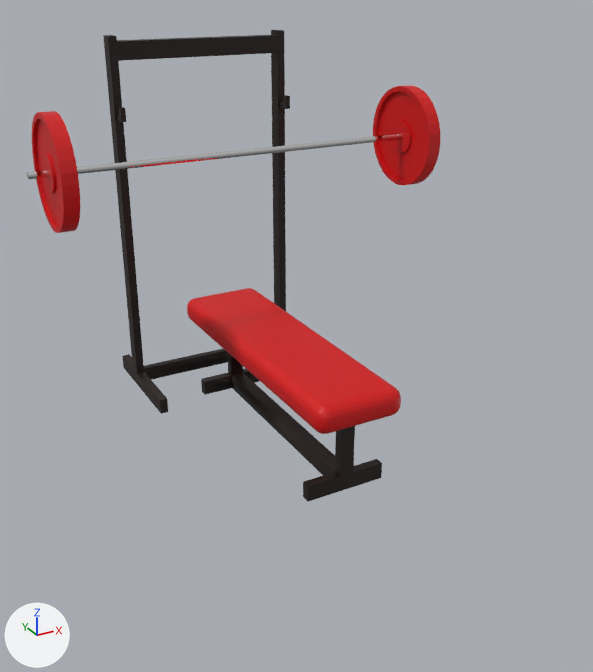
The FBX model Assets/Prefabs/Barbell.fbx: old version first, new version second.
The view is the same before and after, from a 50 mm lens placed at (-1.35, -2.0, 1.69), pointed at (-0.09, 0.29, 0.55). Every picture has the same lights, and +X, +Y and +Z are marked at lower left. Where no turn or scale is listed for an object, it has been applied to the vertices.

Objects in the first picture: 'Barbell_mesh', 'Leg.001'.
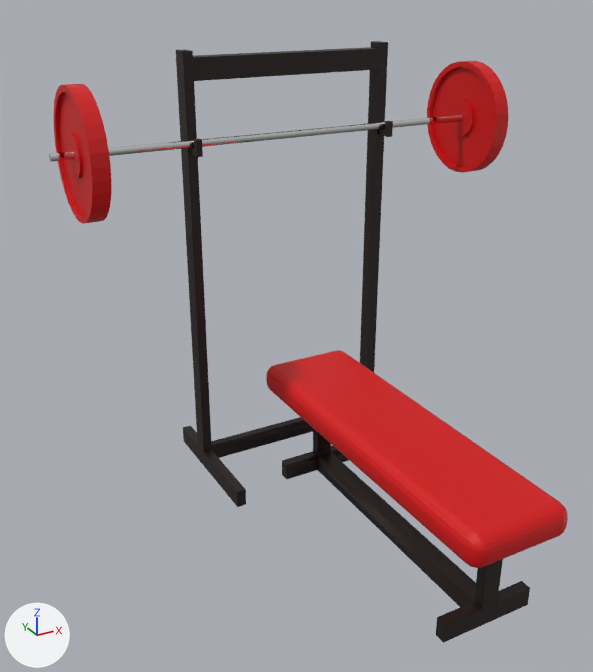
Boxes [x1, y1, x2, y2] around the edits, measured in the pictures (593 x 672 px):
'Barbell_mesh', moved
    before: [103, 30, 401, 501]
    after: [176, 41, 568, 643]
'Leg.001', moved
    before: [27, 86, 440, 233]
    after: [49, 61, 509, 224]

What the commit changed:
me_cube_007 has 704 vertices, 614 faces and spans x -0.82..0.8, y 0.03..0.43, z 0.78..1.18.
me_cube_007 is used by ob_leg_001; location (0.0, 0.601, 0.096).
me_cube_007 part 1: the whole mesh is moved by (0.01, -0.23, -0.98).
Object 'Leg.001' (ob_leg_001) moves from (0.0, 0.601, 0.096) to (-0.005, 0.458, 1.204).
Object 'Barbell_mesh' (ob_barbell_mesh) moves from (0.0, 0.933, 0.0) to (0.0, 0.173, 0.0).
